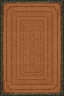
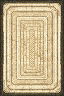
Comparing the layer stacks of the two 64x96 images. Changes:
showed group "oaktree" (1 layers) over [3, 0, 61, 93]
painted on "topright" (2nd of 3, in "oaktree") over [3, 0, 61, 93]
hid group "redwood" (2nd of 2) (2 layers) over [3, 0, 61, 93]
